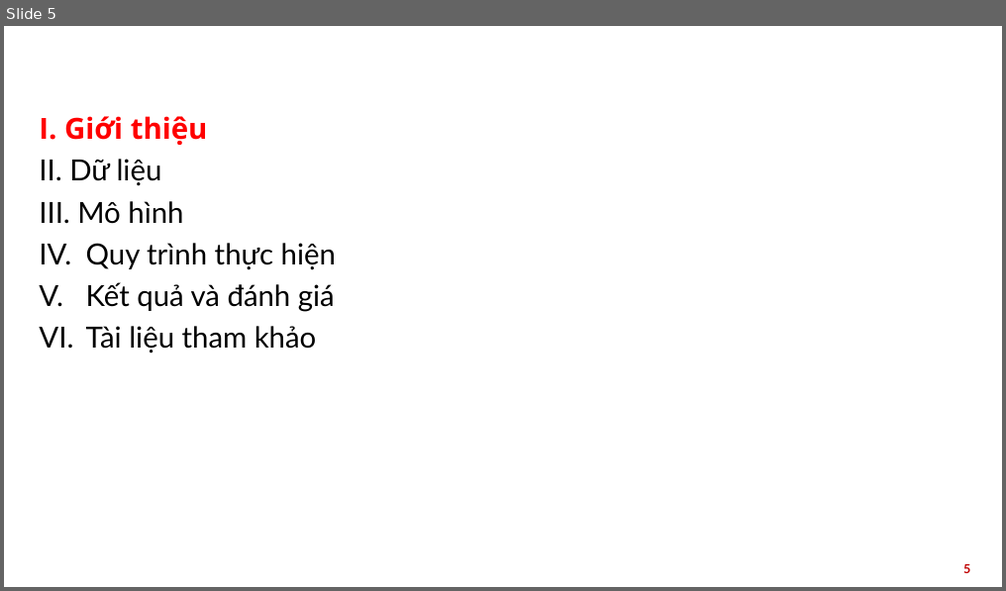
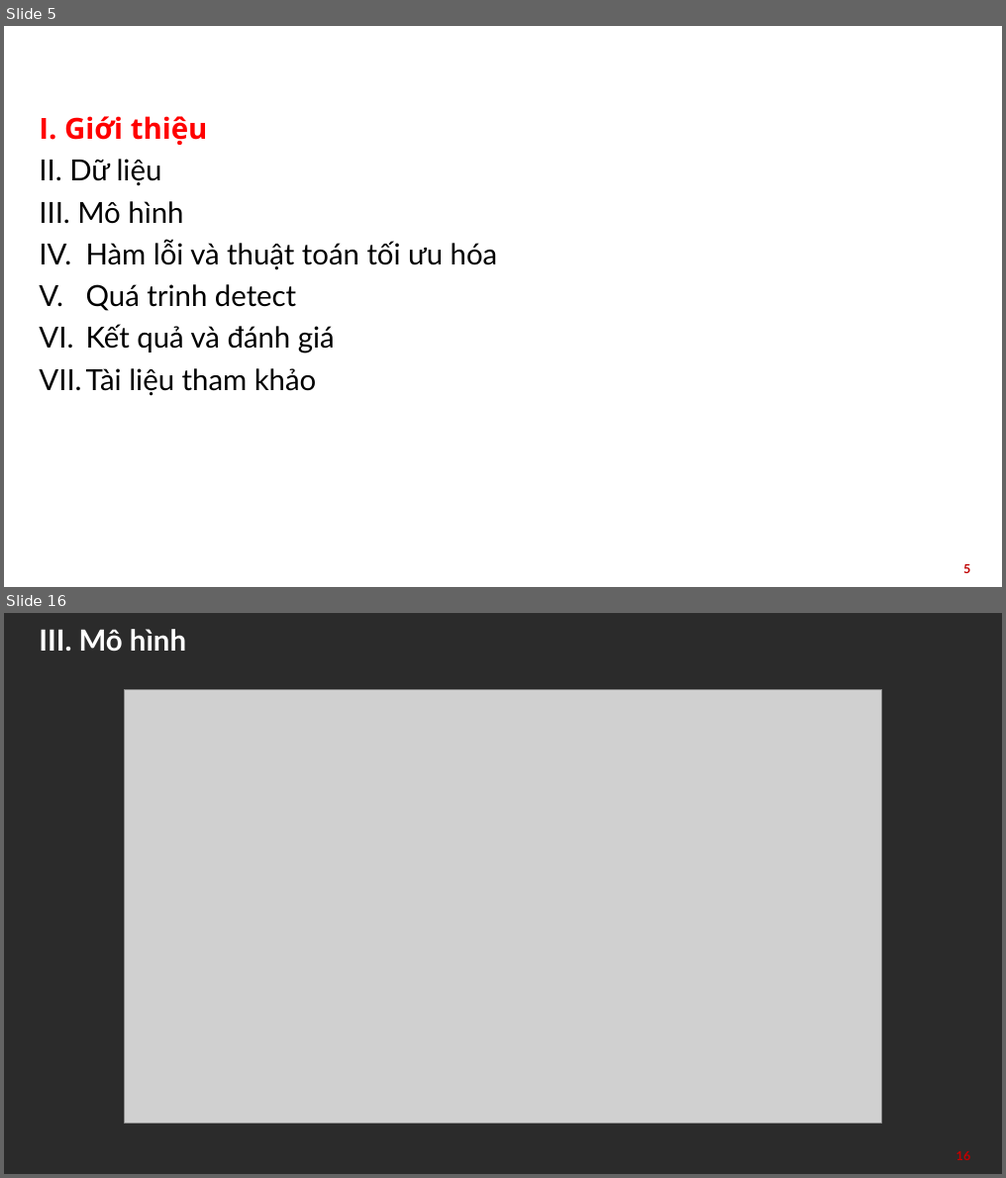
Before and after one commit to congdc00/object_detection, a slide deck: document/Thuyết trình.pptx. Shown one above the other, each under a label of ours: slide 5 before the commit, slides 5 and 16 after it; the slides between them are not shown. The pictures are 1006x591 and 1006x1178 pixels, drawn with LibreOffice and Linux fonts; fonts in the diff are those of the drawing; grey boxes stand for pictures; background and template pictures are left out; a plain dark background stands for a picture behind light text. Boxes give left, top, right and bottom in pixels: in the first picture for what was removed or moved away, otherwise in the second. Text is boxed around its words. In the diff, an @@ line names an element or a change of style, - is before the commit and + after.

```diff
--- a/document/Thuyết trình.pptx
+++ b/document/Thuyết trình.pptx
@@ slide 16 added at <box>4,613,1002,1174</box>, background picture (left out) @@
@@ title added at <box>39,629,186,651</box>, 28 pt, text #FFFFFF, bold @@
+III. Mô hình
@@ picture added at <box>125,689,882,1123</box> @@
@@ page number added at <box>956,1152,971,1160</box>, 12 pt, text #C00000, bold @@
+16
@@ slide 5 changed as well @@
@@ text at <box>86,239,498,311</box>: text changed @@
-IV. Quy trình thực hiện
+IV. Hàm lỗi và thuật toán tối ưu hóa
+V. Quá trinh detect
```
Also in this commit, not shown: 2 other slides changed, 27 other slides added, 5 slides removed, 27 other files.
